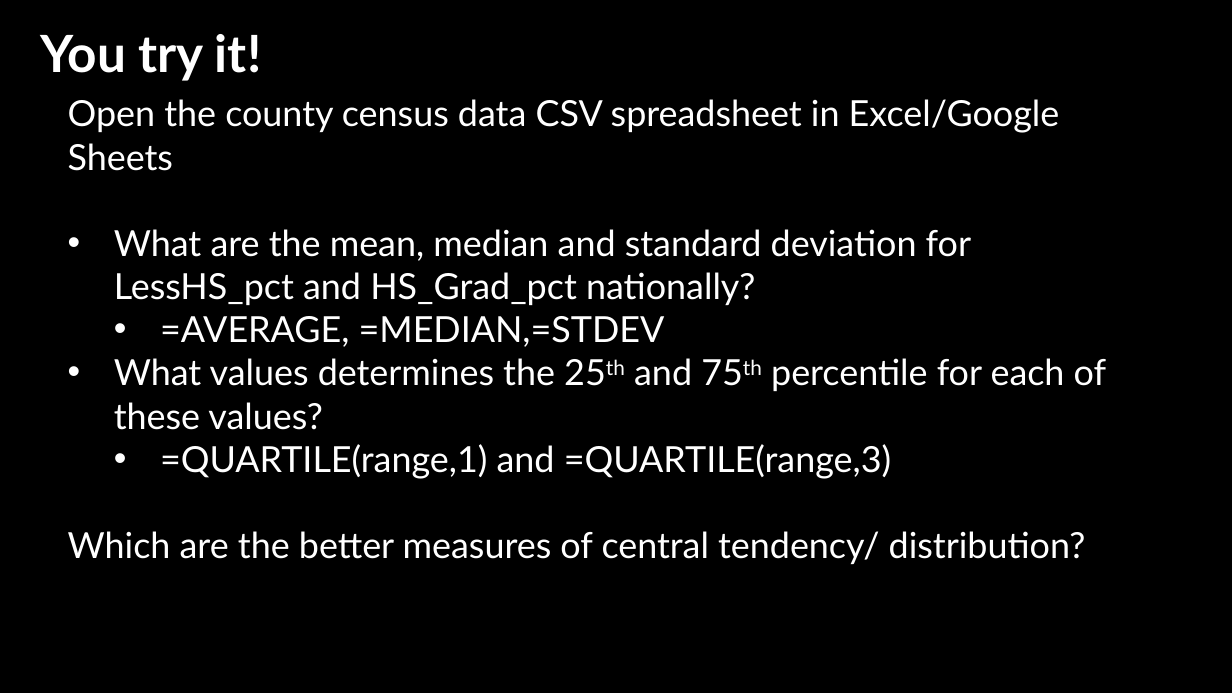
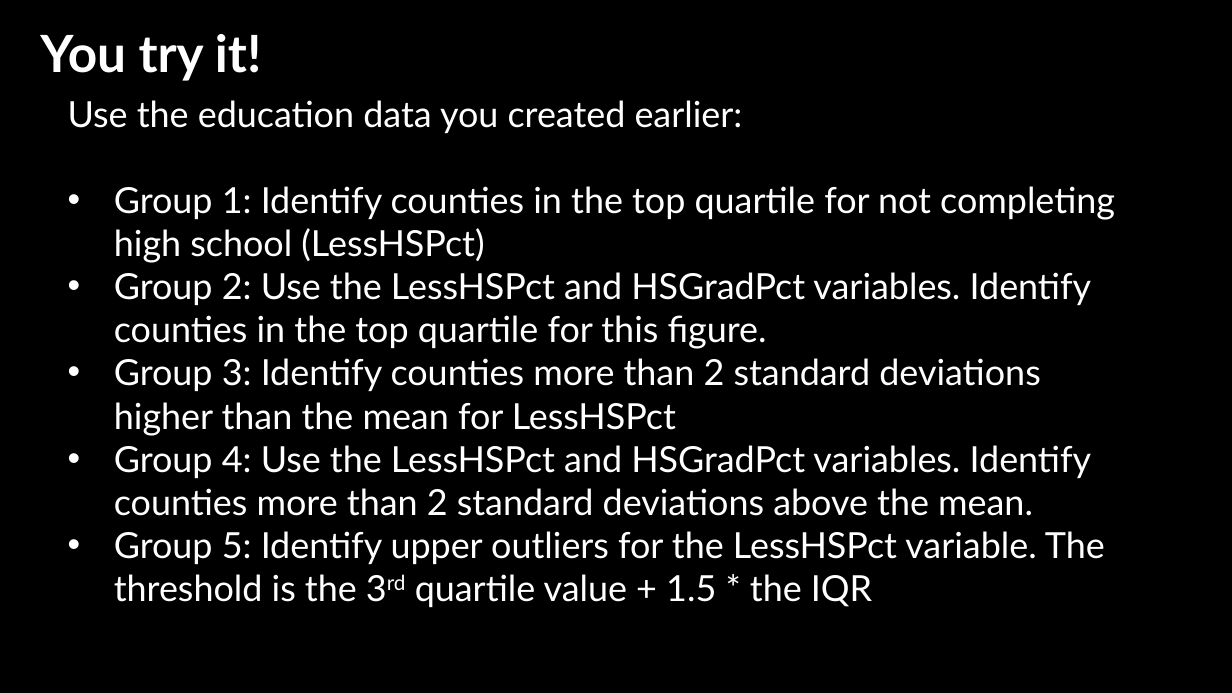
Before and after one commit to jshannon75/geog4300, a slide deck: slide 11 of in_class_slides/geog4300_W03-1 Classification and descriptive stats.pptx. Drawn at 1232x693 pixels with LibreOffice and Linux fonts; fonts in the diff are those of the drawing; background and template pictures are left out. Boxes give left, top, right and bottom in pixels: in the first picture for what was removed or moved away, otherwise in the second. Text is boxed around its words. In the diff, an @@ line names an element or a change of style, - is before the commit and + after.

```diff
--- a/in_class_slides/geog4300_W03-1 Classification and descriptive stats.pptx
+++ b/in_class_slides/geog4300_W03-1 Classification and descriptive stats.pptx
@@ text at (x1=68, y1=100, x2=1115, y2=607): text changed @@
-Open the county census data CSV spreadsheet in Excel/Google Sheets
-• What are the mean, median and standard deviation for LessHS_pct and HS_Grad_pct nationally?
-  • =AVERAGE, =MEDIAN,=STDEV
-• What values determines the 25th and 75th percentile for each of these values?
-  • =QUARTILE(range,1) and =QUARTILE(range,3)
-Which are the better measures of central tendency/ distribution?
+Use the education data you created earlier:
+• Group 1: Identify counties in the top quartile for not completing high school (LessHSPct)
+• Group 2: Use the LessHSPct and HSGradPct variables. Identify counties in the top quartile for this figure.
+• Group 3: Identify counties more than 2 standard deviations higher than the mean for LessHSPct
+• Group 4: Use the LessHSPct and HSGradPct variables. Identify counties more than 2 standard deviations above the mean.
+• Group 5: Identify upper outliers for the LessHSPct variable. The threshold is the 3rd quartile value + 1.5 * the IQR
```
Also in this commit, not shown: 4 other slides changed, 1 slide added, 1 slide removed, 1 other file.
